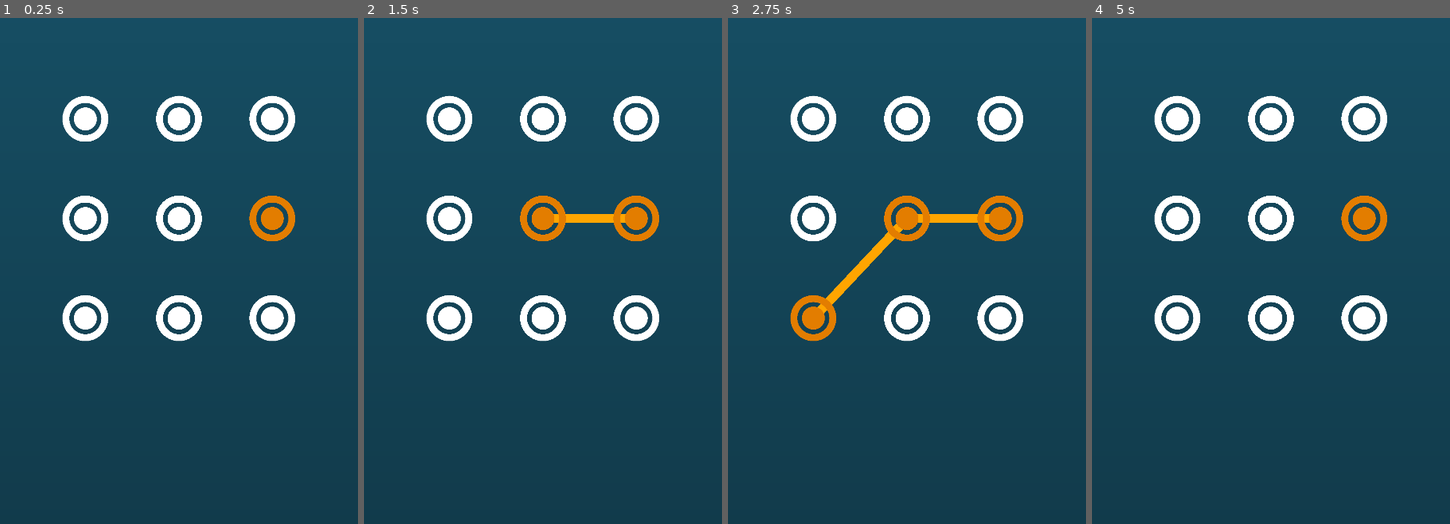
Above: before the commit, frames 1-4 (left to right).
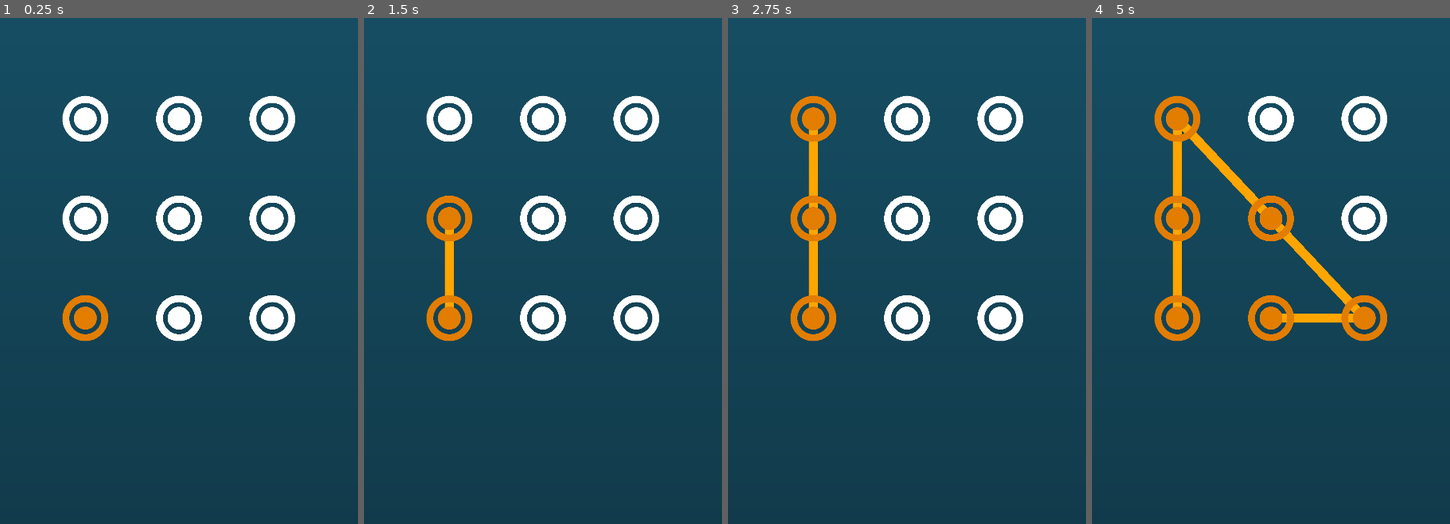
Above: after the commit, the same moments.

Repository: tJamesD/dot-line-matcher
Game: Godot game, scene res://Scenes/main.tscn
Same seed, same stepped clock (60 frames per second), same inputs: the game is played once before the commit and once after it.
Inputs (mouse positions are in pixels of both pictures, inside the frame that each line leads up to):
- Up to frame 1 (0.25 s): no input
- Up to frame 2 (1.5 s): tap Enter at 0.5 s; move the mouse to (449, 119) at 0.52 s; tap Space at 1.25 s; move the mouse to (543, 119) at 1.27 s
- Up to frame 3 (2.75 s): move the mouse to (1000, 119) at 2.02 s
- Up to frame 4 (5 s): tap Enter at 2.75, 4.25 s; move the mouse to (1177, 220) at 2.77 s; tap Space at 3.5 s; move the mouse to (1271, 220) at 3.52 s; move the mouse to (1364, 220) at 4.27 s

The runs differ from the first frame. In frame 1, 1.5% of the frame differs, in the area x 17-83%, y 35-64%; in frame 2, 3.5%; in frame 3, 4.3%; in frame 4, 7.1%, in the area x 17-83%, y 15-64%.

Commit message:
fixed drawing bug, and on mouse entered bug

Diff:
--- a/Scenes/main.tscn
+++ b/Scenes/main.tscn
@@ -39,7 +39,6 @@
 
 [node name="Node2D" type="Node2D" parent="."]
 script = ExtResource("1_bo1nx")
-gen_length = 4
 
 [node name="Dot0" parent="Node2D" instance=ExtResource("1_jjgbg")]
 position = Vector2(257.5, 700)
--- a/Scripts/dot.gd
+++ b/Scripts/dot.gd
@@ -36,17 +36,19 @@
 	#likely change, will be do other things, method will handled activaiton
 	#sprite.modulate = Color(0.89,0.49,0,1)
 	if dot_manager.draw_allowed:
-		mouse_active_dot = true
+		#mouse_active_dot = true
 		_activate()
 		#current_dot.emit(self)
 		if dot_manager.user_guess.count(self) == 0:
 			dot_manager.user_guess.append(self)
-		_check_solution()
+			print("SELFCHECK: " + str(dot_manager.user_guess))
+			_check_solution()
 
 
 func _check_solution():
 	var index : int = 0
 	for dot in dot_manager.user_guess:
+		print("USER_GUESS NAME: " + dot.name + " PATTERNAME: " + dot_manager.pattern[index].name)
 		if dot != dot_manager.pattern[index]:
 			print("Wrong Guess!!!")
 			wrong_pattern.emit()
--- a/Scripts/dots_manager.gd
+++ b/Scripts/dots_manager.gd
@@ -40,8 +40,8 @@
 	for dot in dot_array:
 		dot.connect("wrong_pattern", Callable(self,"_reset_to_new_pattern"))
 		dot.connect("correct_pattern", Callable(self,"_increase_score"))
-		dot.connect("added_to_user_guess", Callable(self,"_move_draw_window"))
-		dot.connect("added_to_user_guess", Callable(self,"_move_active_dot"))
+		dot.connect("added_to_user_guess", Callable(self,"_move_draw_window"),CONNECT_DEFERRED)
+		dot.connect("added_to_user_guess", Callable(self,"_move_active_dot"),CONNECT_DEFERRED)
 		#dot.connect("current_dot", Callable(self,"_draw_line_to_mouse"))
 
 	#dot_array[2]._draw_to_neighbor(dot_array[4])
@@ -80,14 +80,17 @@
 	active_dot = user_guess[-1]
 
 func _move_draw_window():
+	#print("USER_GUESSES: " + str(user_guess))
+	#print("DOt1: " + str(dot_1_index) + " DOT2: " + str(dot_2_index))
 	if len(user_guess) == 1:
 		dot_1_index = 0
 	elif len(user_guess) == 2:
 		dot_2_index = 1
 		user_guess[dot_1_index]._draw_to_neighbor(user_guess[dot_2_index])
-	else:
+	elif len(user_guess)  > 2:
 		dot_1_index +=1
 		dot_2_index +=1
+		#print("DOt1_1: " + str(dot_1_index) + "DOT2_2: " + str(dot_2_index))
 		user_guess[dot_1_index]._draw_to_neighbor(user_guess[dot_2_index])
 
 
@@ -195,12 +198,15 @@
 func _increase_score():
 	score += 1
 	print(score)
+	#_move_draw_window()
 	_reset_to_new_pattern()
 
 
 func _reset_to_new_pattern():
 	_reset_neighbor_status()
 	_deactivate_all_dots()
+	dot_1_index = 0
+	dot_2_index = 0
 
 	user_guess.clear()
 	animate = true
